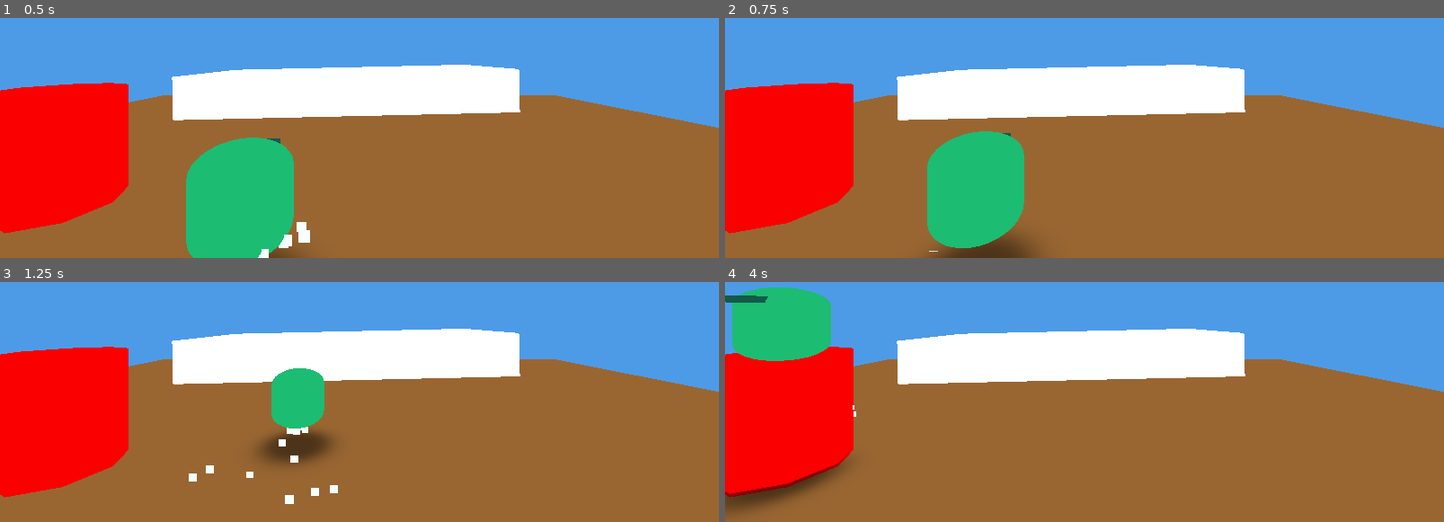
Above: before the commit, frames 1-4 (two rows, left to right).
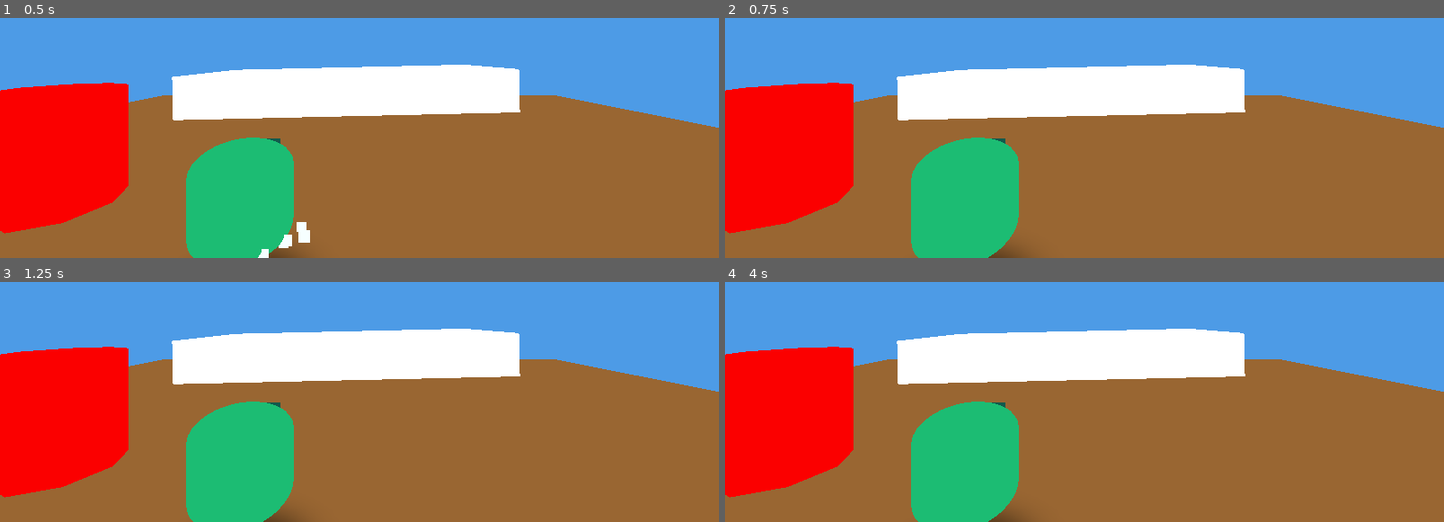
Above: after the commit, the same moments.

Repository: mcthaydt/cabaret-template
Game: Godot game, scene res://scenes/gameplay/interior_house.tscn
The game is run twice, just before and just after one commit, with the same random seed, the same clock (stepped at 60 frames per second) and the same inputs. This scene is started directly instead of the project's main scene.
Inputs (mouse positions are in pixels of both pictures, inside the frame that each line leads up to):
- Up to frame 1 (0.5 s): no input
- Up to frame 2 (0.75 s): tap Enter (ui_accept) at 0.5 s; move the mouse to (1048, 135) at 0.52 s; hold W (move_forward) from 0.53 s (still down); tap E (interact) at 0.6 s; click (1048, 135) at 0.67 s
- Up to frame 3 (1.25 s): keep holding W (move_forward); tap Space (jump) at 0.77 s
- Up to frame 4 (4 s): release W (move_forward) at 1.25 s; drag from (1300, 380) to (1048, 399) at 1.27 s; move the mouse to (outside the picture) at 2.02 s; hold A (move_left) 2.03-2.75 s; tap Shift (sprint) at 2.1 s; click (outside the picture) at 2.17 s; tap E (interact) at 2.3, 3.8 s; drag from (1120, 320) to (outside the picture) at 2.77 s; tap Enter (ui_accept) at 3.5 s; move the mouse to (outside the picture) at 3.52 s; hold S (move_backward) from 3.53 s (still down); tap Ctrl at 3.6 s; click (outside the picture) at 3.67 s; tap Space (jump) at 3.77 s

Frame 1 is identical in both runs. In frame 2, 2.3% of the frame differs, in the area x 25-43%, y 47-100%; in frame 3, 8.9%; in frame 4, 12%, in the area x 0-42%, y 2-100%.

Commit message:
all green

Diff:
--- a/scripts/ecs/systems/s_input_system.gd
+++ b/scripts/ecs/systems/s_input_system.gd
@@ -29,6 +29,13 @@
 
 func process_tick(_delta: float) -> void:
 	_ensure_actions()
+
+	# Only capture input when the cursor is locked/captured (gameplay)
+	# This avoids overriding test-driven state changes and UI/menu contexts
+	if Input.mouse_mode != Input.MOUSE_MODE_CAPTURED:
+		# Reset accumulated mouse delta when not actively capturing
+		_mouse_delta = Vector2.ZERO
+		return
 
 	# Skip input capture if game is paused
 	var store: M_StateStore = U_StateUtils.get_store(self)
--- a/scripts/ecs/systems/s_pause_system.gd
+++ b/scripts/ecs/systems/s_pause_system.gd
@@ -58,6 +58,11 @@
 	if not _store:
 		return
 
+	# Defer to Scene Manager when present; it owns ESC/pause handling
+	# This avoids double-toggling overlays when both are active
+	if _scene_manager != null:
+		return
+
 	# Check for "pause" input action (toggle pause + cursor management)
 	# Uses _input() instead of _unhandled_input() to process before M_CursorManager
 	if event.is_action_pressed("pause"):
--- a/scripts/managers/m_scene_manager.gd
+++ b/scripts/managers/m_scene_manager.gd
@@ -120,7 +120,13 @@
 	# Check for ESC key to trigger pause
 	if event is InputEventKey:
 		var key_event := event as InputEventKey
-		if key_event.keycode == KEY_ESCAPE and key_event.pressed and not key_event.is_echo():
+		var is_pause_trigger: bool = (key_event.keycode == KEY_ESCAPE) or key_event.is_action_pressed("pause")
+		if is_pause_trigger and key_event.pressed and not key_event.is_echo():
+			# Ignore ESC while a scene transition is in progress (fade/loading)
+			# Prevents pausing during transitions which can stall tweens and break transitions
+			if is_transitioning() or _is_processing_transition:
+				get_viewport().set_input_as_handled()
+				return
 			# Only pause if in gameplay scene and no overlays active
 			var scene_type: int = _get_current_scene_type()
 			if scene_type == U_SCENE_REGISTRY.SceneType.GAMEPLAY and _ui_overlay_stack.get_child_count() == 0:
--- /dev/null
+++ b/tests/integration/scene_manager/test_pause_vs_area_transitions.gd
@@ -0,0 +1,179 @@
+extends GutTest
+
+## Integration tests covering ESC (pause) interactions during door-triggered scene transitions
+##
+## Focus:
+## - ESC pressed during a fade transition triggered by a door should not open the pause overlay
+## - ESC pressed on the same frame as an AUTO door trigger should be ignored (no overlay)
+## - ESC pressed while a transition is already in progress should be ignored
+
+const M_SCENE_MANAGER := preload("res://scripts/managers/m_scene_manager.gd")
+const M_STATE_STORE := preload("res://scripts/state/m_state_store.gd")
+const RS_SCENE_INITIAL_STATE := preload("res://scripts/state/resources/rs_scene_initial_state.gd")
+const RS_GAMEPLAY_INITIAL_STATE := preload("res://scripts/state/resources/rs_gameplay_initial_state.gd")
+const U_SCENE_ACTIONS := preload("res://scripts/state/actions/u_scene_actions.gd")
+const U_SCENE_REGISTRY := preload("res://scripts/scene_management/u_scene_registry.gd")
+
+var _root: Node
+var _store: M_STATE_STORE
+var _scene_manager: M_SCENE_MANAGER
+var _active_scene_container: Node
+var _ui_overlay_stack: CanvasLayer
+var _transition_overlay: CanvasLayer
+
+func before_each() -> void:
+    # Root node
+    _root = Node.new()
+    add_child_autofree(_root)
+
+    # State store (scene + gameplay slices)
+    _store = M_STATE_STORE.new()
+    _store.scene_initial_state = RS_SCENE_INITIAL_STATE.new()
+    _store.gameplay_initial_state = RS_GAMEPLAY_INITIAL_STATE.new()
+    _root.add_child(_store)
+
+    # Containers
+    _active_scene_container = Node.new()
+    _active_scene_container.name = "ActiveSceneContainer"
+    _root.add_child(_active_scene_container)
+
+    _ui_overlay_stack = CanvasLayer.new()
+    _ui_overlay_stack.name = "UIOverlayStack"
+    _ui_overlay_stack.process_mode = Node.PROCESS_MODE_ALWAYS
+    _root.add_child(_ui_overlay_stack)
+
+    _transition_overlay = CanvasLayer.new()
+    _transition_overlay.name = "TransitionOverlay"
+    var color_rect := ColorRect.new()
+    color_rect.name = "TransitionColorRect"
+    color_rect.modulate.a = 0.0
+    color_rect.mouse_filter = Control.MOUSE_FILTER_IGNORE
+    color_rect.set_anchors_preset(Control.PRESET_FULL_RECT)
+    _transition_overlay.add_child(color_rect)
+    _root.add_child(_transition_overlay)
+
+    # Scene manager
+    _scene_manager = M_SCENE_MANAGER.new()
+    _scene_manager.skip_initial_scene_load = true
+    _root.add_child(_scene_manager)
+
+    await get_tree().process_frame
+
+func after_each() -> void:
+    _scene_manager = null
+    _store = null
+    _active_scene_container = null
+    _ui_overlay_stack = null
+    _transition_overlay = null
+    _root = null
+
+## Helper: Recursively find a node by exact name under given root
+func _find_in_tree(root: Node, target_name: StringName) -> Node:
+    if root == null:
+        return null
+    if root.name == target_name:
+        return root
+    for child in root.get_children():
+        var found := _find_in_tree(child, target_name)
+        if found != null:
+            return found
+    return null
+
+## Helper: Load gameplay scene by ID via the scene manager (instant transition)
+func _load_gameplay_scene(scene_id: StringName) -> void:
+    _scene_manager.transition_to_scene(scene_id, "instant", _scene_manager.Priority.HIGH)
+    await wait_physics_frames(2)
+
+## Test: ESC is ignored while a door-triggered fade transition is in progress
+func test_esc_ignored_during_door_fade_transition() -> void:
+    # Given: Start in exterior (gameplay) with no overlays
+    _load_gameplay_scene(StringName("exterior"))
+    assert_eq(_ui_overlay_stack.get_child_count(), 0, "No overlays at start")
+
+    # Ensure door trigger area and player body exist (scene content provides both)
+    var exterior_scene: Node = _active_scene_container.get_child(0) if _active_scene_container.get_child_count() > 0 else null
+    assert_not_null(exterior_scene, "Exterior scene should be loaded")
+
+    # Allow trigger component to create its Area3D
+    await wait_physics_frames(2)
+
+    var trigger_area: Area3D = _find_in_tree(exterior_scene, StringName("TriggerArea")) as Area3D
+    assert_not_null(trigger_area, "Door TriggerArea should exist")
+
+    var player_body: CharacterBody3D = _find_in_tree(exterior_scene, StringName("Player_Body")) as CharacterBody3D
+    assert_not_null(player_body, "Player_Body should exist")
+
+    # When: Player enters AUTO trigger and ESC is pressed during the fade
+    trigger_area.body_entered.emit(player_body)
+    # Immediately send ESC key event to scene manager
+    var ev := InputEventKey.new()
+    ev.keycode = KEY_ESCAPE
+    ev.pressed = true
+    _scene_manager._input(ev)
+    await get_tree().process_frame
+
+    # Then: No pause overlay should be pushed while transitioning
+    assert_eq(_ui_overlay_stack.get_child_count(), 0, "ESC should be ignored during transition (no pause overlay)")
+
+    # Wait for fade (0.2s) to complete
+    await wait_physics_frames(15)
+
+    # And: Still no pause overlay after transition completes
+    assert_eq(_ui_overlay_stack.get_child_count(), 0, "No pause overlay after transition completion")
+
+    # And: Scene should now be interior_house
+    var state: Dictionary = _store.get_state()
+    var scene_state: Dictionary = state.get("scene", {})
+    assert_eq(scene_state.get("current_scene_id", StringName("")), StringName("interior_house"), "Should arrive at interior_house")
+
+## Test: ESC pressed on the same frame as AUTO door trigger does not open pause
+func test_esc_same_frame_as_auto_trigger_is_ignored() -> void:
+    # Given: Exterior scene active
+    _load_gameplay_scene(StringName("exterior"))
+    await wait_physics_frames(2)
+
+    var exterior_scene: Node = _active_scene_container.get_child(0) if _active_scene_container.get_child_count() > 0 else null
+    assert_not_null(exterior_scene)
+
+    var trigger_area: Area3D = _find_in_tree(exterior_scene, StringName("TriggerArea")) as Area3D
+    var player_body: CharacterBody3D = _find_in_tree(exterior_scene, StringName("Player_Body")) as CharacterBody3D
+    assert_not_null(trigger_area)
+    assert_not_null(player_body)
+
+    # When: Emit body_entered and ESC on the same frame
+    trigger_area.body_entered.emit(player_body)
+    var ev := InputEventKey.new()
+    ev.keycode = KEY_ESCAPE
+    ev.pressed = true
+    _scene_manager._input(ev)
+    await get_tree().process_frame
+
+    # Then: Pause overlay should not appear
+    assert_eq(_ui_overlay_stack.get_child_count(), 0, "Pause overlay must not be pushed when door trigger fires")
+
+    # Allow transition to complete
+    await wait_physics_frames(15)
+    assert_eq(_ui_overlay_stack.get_child_count(), 0)
+
+## Test: ESC ignored when a transition is already in progress (non-trigger start)
+func test_esc_ignored_while_transitioning_general_case() -> void:
+    # Given: Already in a gameplay scene
+    _load_gameplay_scene(StringName("exterior"))
+
+    # When: Start a fade transition programmatically and press ESC during it
+    _scene_manager.transition_to_scene(StringName("interior_house"), "fade", _scene_manager.Priority.HIGH)
+    await get_tree().process_frame
+    var ev := InputEventKey.new()
+    ev.keycode = KEY_ESCAPE
+    ev.pressed = true
+    _scene_manager._input(ev)
+    await get_tree().process_frame
+
+    # Then: No pause overlay is pushed while transitioning
+    assert_eq(_ui_overlay_stack.get_child_count(), 0)
+
+    # And: Transition completes to interior_house
+    await wait_physics_frames(15)
+    var state: Dictionary = _store.get_state()
+    var scene_state: Dictionary = state.get("scene", {})
+    assert_eq(scene_state.get("current_scene_id", StringName("")), StringName("interior_house"))
Not shown, changed: docs/general/DEV_PITFALLS.md
Not shown, changed: docs/scene_manager/scene-manager-tasks.md
